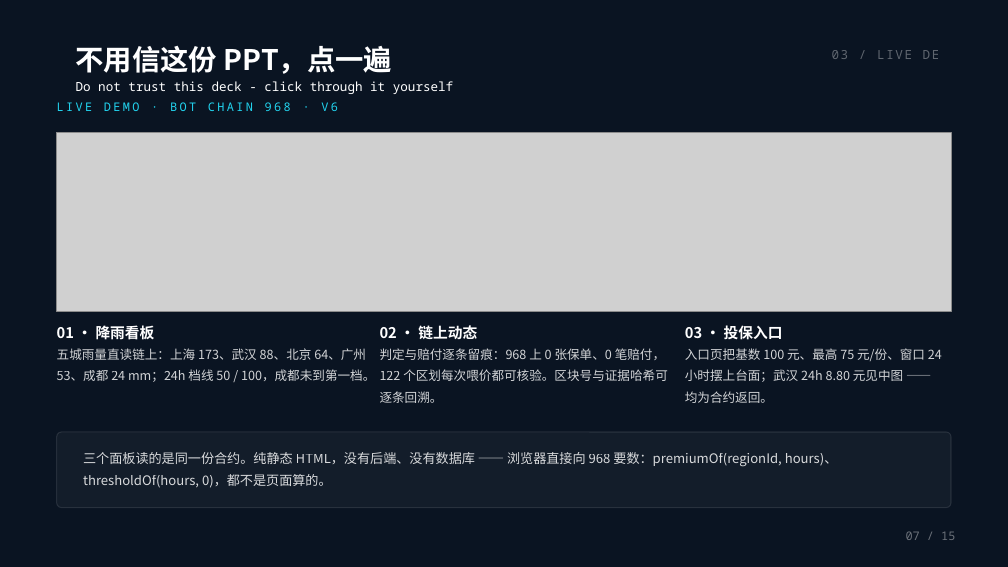
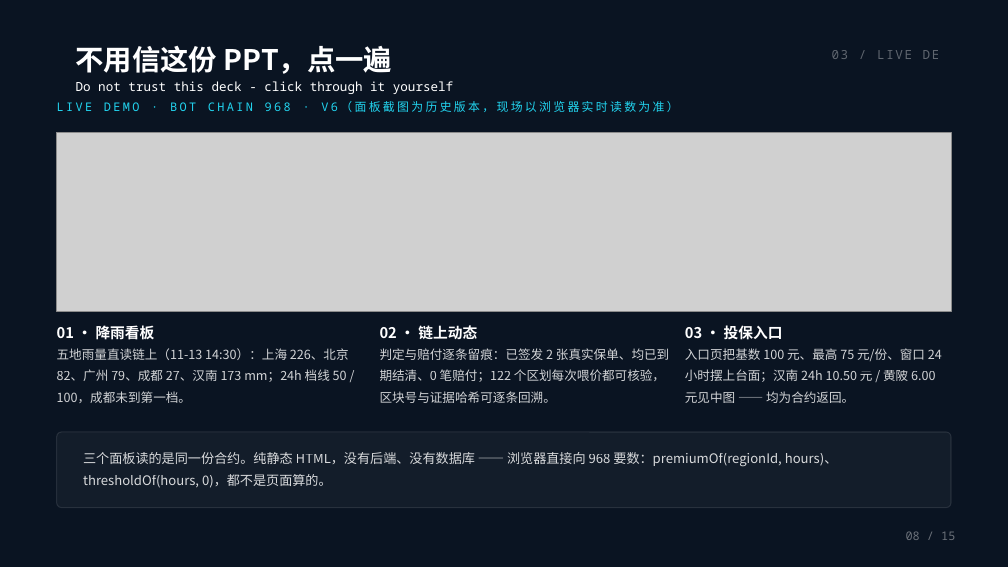
Before and after one commit to BruceLeezh/rainproof-pro, a slide deck: slide 8 of 01-参赛材料/交付物/PPT/神麻组-雨证-路演PPT-精简版-2026-10-30.pptx. Drawn at 1008x567 pixels with LibreOffice and Linux fonts; fonts in the diff are those of the drawing; grey boxes stand for pictures. Boxes give left, top, right and bottom in pixels: in the first picture for what was removed or moved away, otherwise in the second. Text is boxed around its words. In the diff, an @@ line names an element or a change of style, - is before the commit and + after.

Commit message:
修正两份 deck 与链上事实不一致处，并补齐团队页、脱敏与首页队伍名
为什么要改：11-08 补四要素时 deck 里的数字还停在 11-03（五城雨量、池子 4,958.40、0 张保单），而链上现在
是 84 城新鲜/38 城过期、池子 4,973.10、2 张保单均已结清；评委一眼能看到面板截图与正文互相矛盾。

- 数字：五城雨量换成 11-13 14:30 实测（上海 226/北京 82/广州 79/成都 27/汉南 173）并标时点；
  「968 上 0 张保单」→「已签发 2 张真实保单、均已到期结清、0 笔赔付」；入口页示例换汉南 10.50 / 黄陂 6.00
  （1.75 倍定价故事）；V5 历史单不再占用链上 #0 的号；资金写成 注资 4,958.40 + 保费 14.70 = 4,973.10。
- 精简版：删掉与 S2 重复的旧三人团队页，页脚按位置重编为 NN/15，学号删除（公开仓库脱敏）。
- 团队页：崔紫涵原只有姓名/院系没有分工，补「群体与影响 / 骑手风险认知与访谈调研、分配公平与社会外部性评估」。
- 隐私：答辩版团队页原带手机号与 QQ 邮箱，已删；两份 deck 的「队伍」统一为仓库文档记载的已注册队名「神麻组」。
- 封面：答辩版藏着一个 15 秒开场音频图标，放映时会在左下角露出，设为隐藏（资源保留）。
- S9/S10 面板截图仍是 11-03 的（旧合约地址、旧池子），加一行「面板截图为历史版本，现场以浏览器实时读数为准」。

坑记一笔：删段落会把文本框删成空 txBody，PowerPoint 报 "could not open the file"；深拷贝已有形状会带上
custDataLst/tags 关系，同样打不开；最后改成新建文本框 + 手工复制 rPr 才干净。

另：用户待办清单补上今天的完成项与队名待确认（B5）。

```diff
--- a/01-参赛材料/交付物/PPT/神麻组-雨证-路演PPT-精简版-2026-10-30.pptx
+++ b/01-参赛材料/交付物/PPT/神麻组-雨证-路演PPT-精简版-2026-10-30.pptx
@@ text at box(57, 101, 665, 112): text changed @@
-LIVE DEMO · BOT CHAIN 968 · V6
+LIVE DEMO · BOT CHAIN 968 · V6（面板截图为历史版本，现场以浏览器实时读数为准）
@@ text at box(57, 348, 349, 403): text changed @@
-五城雨量直读链上：上海 173、武汉 88、北京 64、广州 53、成都 24 mm；24h 档线 50 / 100，成都未到第一档。
+五地雨量直读链上（11-13 14:30）：上海 226、北京 82、广州 79、成都 27、汉南 173 mm；24h 档线 50 / 100，成都未到第一档。
@@ text at box(380, 348, 669, 403): text changed @@
-判定与赔付逐条留痕：968 上 0 张保单、0 笔赔付，122 个区划每次喂价都可核验。区块号与证据哈希可逐条回溯。
+判定与赔付逐条留痕：已签发 2 张真实保单、均已到期结清、0 笔赔付；122 个区划每次喂价都可核验，区块号与证据哈希可逐条回溯。
@@ text at box(685, 348, 942, 403): text changed @@
-入口页把基数 100 元、最高 75 元/份、窗口 24 小时摆上台面；武汉 24h 8.80 元见中图 —— 均为合约返回。
+入口页把基数 100 元、最高 75 元/份、窗口 24 小时摆上台面；汉南 24h 10.50 元 / 黄陂 6.00 元见中图 —— 均为合约返回。
@@ text at box(906, 531, 955, 540): text changed @@
-07 / 15
+08 / 15
```
Also in this commit, not shown: 14 other slides changed, 1 slide removed, 5 other files.
